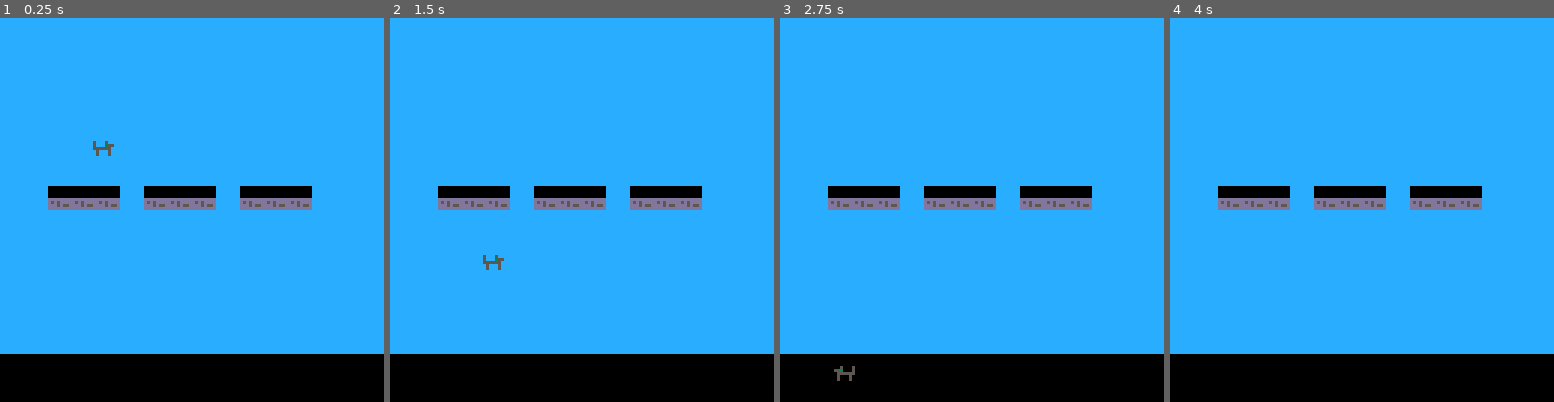
Above: before the commit, frames 1-4 (left to right).
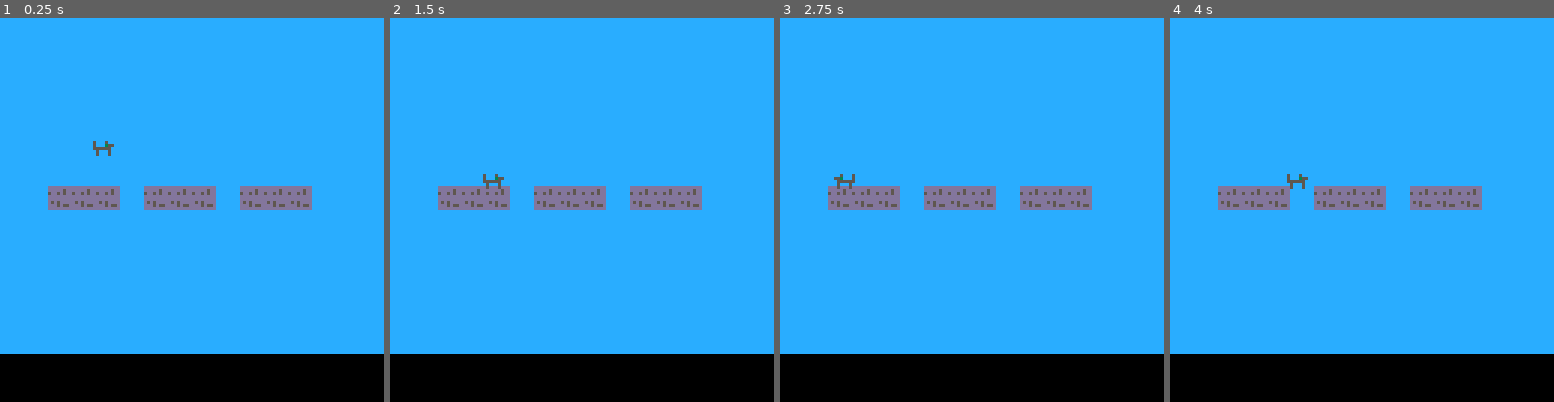
Above: after the commit, the same moments.

Repository: JohnErnestBonanno/pico8
Game: PICO-8 cartridge gravity.p8
The game is run twice, just before and just after one commit, with the same random seed, the same clock (stepped at 60 frames per second) and the same inputs.
Inputs:
- Up to frame 1 (0.25 s): no input
- Up to frame 2 (1.5 s): no input
- Up to frame 3 (2.75 s): hold Left 1.97-2.37 s
- Up to frame 4 (4 s): hold Right 2.87-3.53 s

The runs differ from the first frame. In frame 1, 1.8% of the frame differs, in the area x 12-82%, y 43-47%; in frame 2, 1.9%, in the area x 12-82%, y 40-66%; in frame 3, 1.9%; in frame 4, 1.9%.

Commit message:
Add buffer to ground tiles

Diff:
--- a/gravity.p8
+++ b/gravity.p8
@@ -31,7 +31,9 @@
 	plr.x+=plr.dx
 
 	--apply gravity--
+	if mget(plr.x/8,(plr.y+7)/8)~=4 then
 	plr.y+=gravity
+	end
 
 end
 
@@ -44,10 +46,10 @@
 
 end
 __gfx__
-000000000000000000000000cccccccc000000000000000000000000000000000000000000000000000000000000000000000000000000000000000000000000
-000000000000000000000000cccccccc000000000000000000000000000000000000000000000000000000000000000000000000000000000000000000000000
-007007000000000000000000cccccccc000000000000000000000000000000000000000000000000000000000000000000000000000000000000000000000000
-000770000000000005000500cccccccc000000000000000000000000000000000000000000000000000000000000000000000000000000000000000000000000
+000000000000000000000000ccccccccdddddddd0000000000000000000000000000000000000000000000000000000000000000000000000000000000000000
+000000000000000000000000ccccccccddddd5dd0000000000000000000000000000000000000000000000000000000000000000000000000000000000000000
+007007000000000000000000cccccccc5dd5d5dd0000000000000000000000000000000000000000000000000000000000000000000000000000000000000000
+000770000000000005000500ccccccccdddddddd0000000000000000000000000000000000000000000000000000000000000000000000000000000000000000
 000770000000000005000355ccccccccdddddddd0000000000000000000000000000000000000000000000000000000000000000000000000000000000000000
 007007000000000005555550ccccccccd5d5dddd0000000000000000000000000000000000000000000000000000000000000000000000000000000000000000
 000000000000000000500050ccccccccddd5d55d0000000000000000000000000000000000000000000000000000000000000000000000000000000000000000
